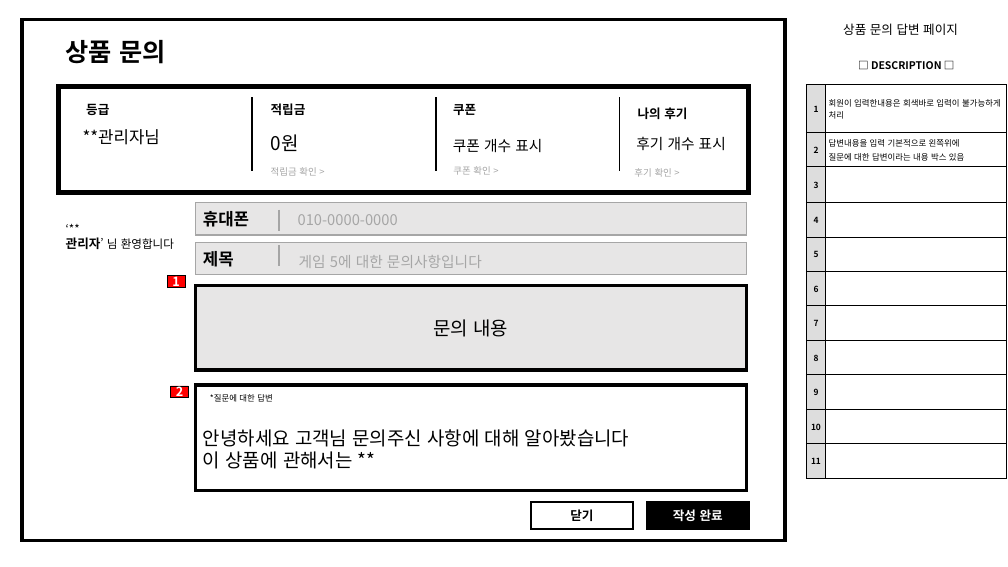
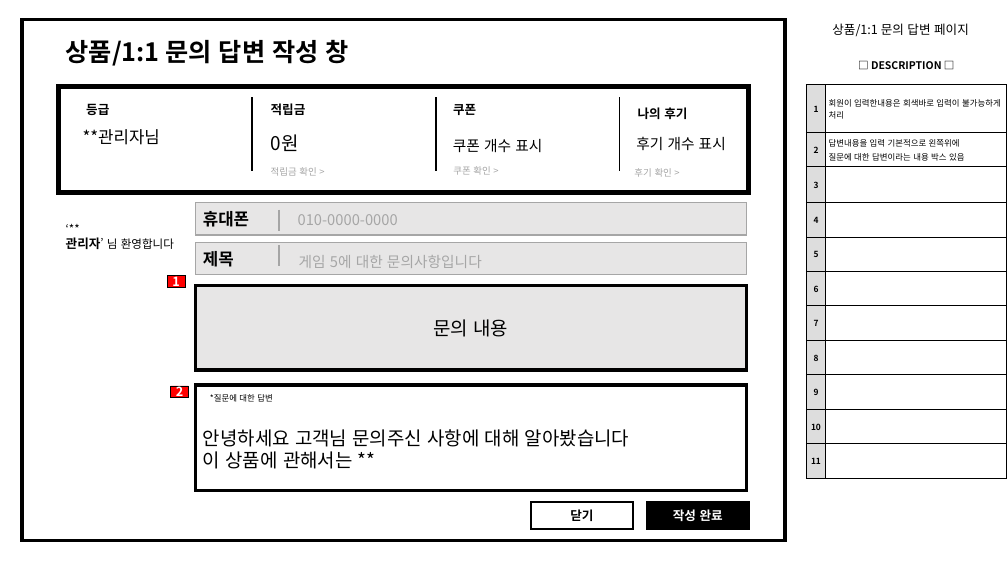
Before and after one commit to kimchipowar/gamdori, a slide deck: slide 13 of 앞쪽/설계도/관리자 페이지.pptx (slide 10 before the commit). Drawn at 1008x567 pixels with LibreOffice and Linux fonts; fonts in the diff are those of the drawing. Boxes give left, top, right and bottom in pixels: in the first picture for what was removed or moved away, otherwise in the second. Text is boxed around its words. In the diff, an @@ line names an element or a change of style, - is before the commit and + after.

Commit message:
관리자페이지 최종본
관리자페이지

```diff
--- a/앞쪽/설계도/관리자 페이지.pptx
+++ b/앞쪽/설계도/관리자 페이지.pptx
@@ text at (x1=832, y1=23, x2=969, y2=36): text changed @@
-상품 문의 답변 페이지
+상품/1:1 문의 답변 페이지
@@ text at (x1=66, y1=39, x2=349, y2=66): text changed @@
-상품 문의
+상품/1:1 문의 답변 작성 창
```
Also in this commit, not shown: 6 other slides changed, 3 slides added.
